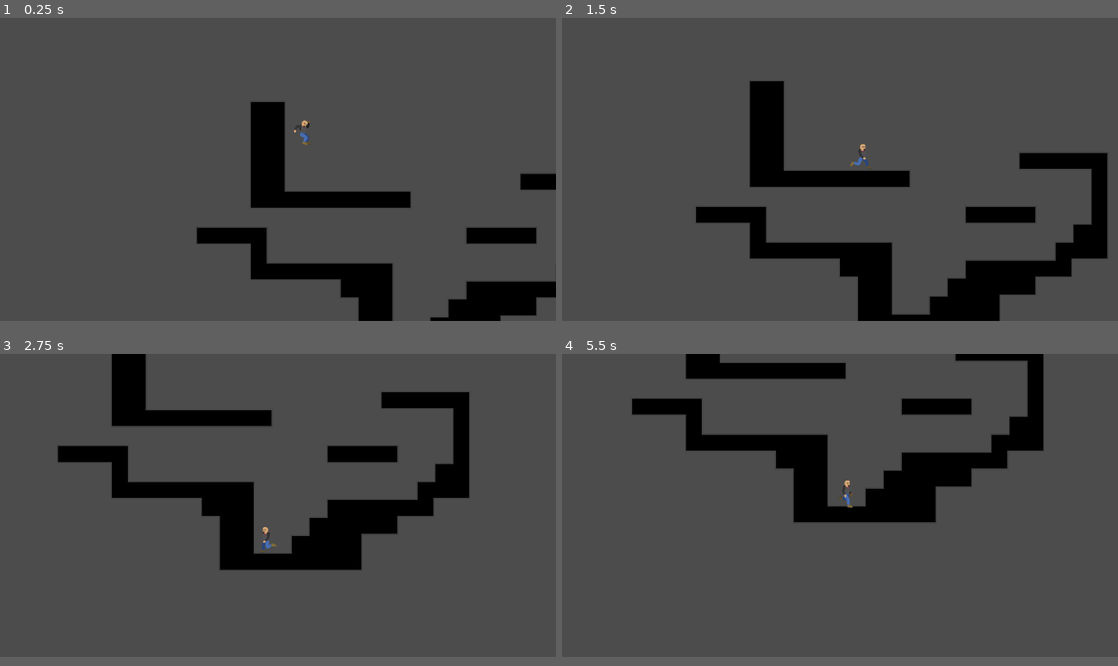
Above: before the commit, frames 1-4 (two rows, left to right).
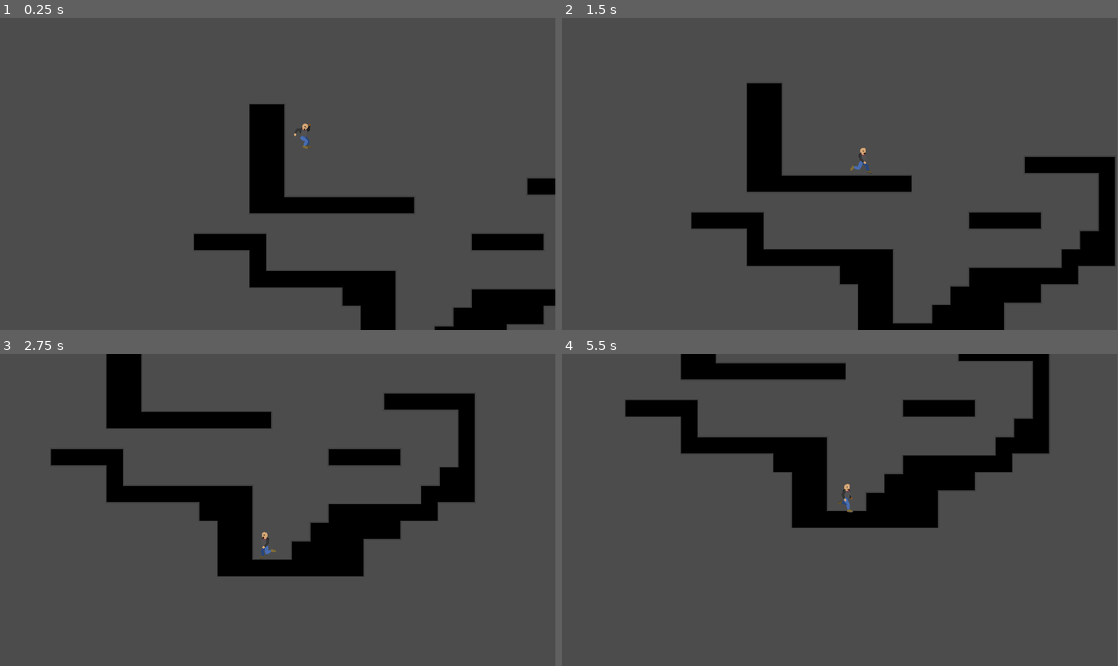
Above: after the commit, the same moments.

Repository: ObsidianBlk/GWJ27
Game: Godot game, scene res://scenes/World.tscn
The game is run twice, just before and just after one commit, with the same random seed, the same clock (stepped at 60 frames per second) and the same inputs.
Inputs:
- Up to frame 1 (0.25 s): no input
- Up to frame 2 (1.5 s): tap Enter (ui_accept) at 0.5, 1.35 s; hold Enter (ui_accept) 0.53-1.28 s; hold D (move_right) from 0.53 s (still down)
- Up to frame 3 (2.75 s): tap Enter (ui_accept) at 1.52, 1.82 s; release D (move_right) at 2.03 s; hold A (move_left) from 2.03 s (still down); hold Enter (ui_accept) from 2.03 s (still down)
- Up to frame 4 (5.5 s): release A (move_left) at 2.78 s; release Enter (ui_accept) at 2.78 s; hold D (move_right) 2.78-4.28 s; tap Enter (ui_accept) at 2.85, 3.02, 3.32, 4.35, 4.52, 4.82 s; hold Enter (ui_accept) 3.53-4.28 s; hold A (move_left) 4.28-5.03 s; hold D (move_right) from 5.03 s (still down); hold Enter (ui_accept) from 5.03 s (still down)
In our replay, the window is 800x436 before the commit and 799x449 after it. These sizes can differ from the game's own. Grey fills any space a smaller window leaves; there, only what the larger window draws over its background counts as a difference.

The runs differ from the first frame. In frame 1, 5.3% of the frame differs, in the area x 34-100%, y 26-100%; in frame 2, 7.1%, in the area x 23-100%, y 20-100%; in frame 3, 4.8%; in frame 4, 3.4%.

Commit message:
Added very simple dialog system.

Diff:
--- a/objects/player/Player.gd
+++ b/objects/player/Player.gd
@@ -62,3 +62,10 @@
 
 func current_animation():
 	return $Character/Anim.current_animation
+
+
+func _on_input_disable():
+	$FSM.process_handlers(false)
+
+func _on_input_enable():
+	$FSM.process_handlers(true)
--- /dev/null
+++ b/objects/ui/dialogbox/DialogBox.gd
@@ -0,0 +1,31 @@
+extends MarginContainer
+
+
+signal disable_input
+signal enable_input
+
+func _ready():
+	visible = false
+	set_process_input(false)
+
+func _input(event):
+	if event.is_action_pressed("ui_accept"):
+		visible = false
+		emit_signal("enable_input")
+
+func show_dialog(text):
+	print("Dialog says hello")
+	if not visible:
+		emit_signal("disable_input")
+		set_process_input(true)
+		set_dialog(text)
+		visible = true
+
+func set_dialog(text):
+	$Panel/Label.text = text
+
+func get_percent_visible():
+	return $Panel/Label.percent_visible
+
+func set_percent_visible(p : float):
+	$Panel/Label.percent_visible = clamp(p, 0.0, 1.0)
--- /dev/null
+++ b/objects/ui/dialogbox/DialogBox.tscn
@@ -0,0 +1,37 @@
+[gd_scene load_steps=4 format=2]
+
+[ext_resource path="res://objects/ui/dialogbox/DialogBox.gd" type="Script" id=1]
+
+[sub_resource type="DynamicFontData" id=1]
+font_path = "res://assets/fonts/Excellentia.ttf"
+
+[sub_resource type="DynamicFont" id=2]
+size = 72
+font_data = SubResource( 1 )
+
+[node name="DialogBox" type="MarginContainer"]
+anchor_left = 0.25
+anchor_top = 0.74
+anchor_right = 0.75
+anchor_bottom = 1.0
+script = ExtResource( 1 )
+__meta__ = {
+"_edit_use_anchors_": false
+}
+
+[node name="Panel" type="Panel" parent="."]
+margin_right = 960.0
+margin_bottom = 280.0
+
+[node name="Label" type="Label" parent="Panel"]
+anchor_right = 1.0
+anchor_bottom = 1.0
+margin_left = 40.0
+margin_right = -40.0
+custom_fonts/font = SubResource( 2 )
+custom_constants/line_spacing = -23
+autowrap = true
+max_lines_visible = 3
+__meta__ = {
+"_edit_use_anchors_": false
+}
--- a/project.godot
+++ b/project.godot
@@ -26,7 +26,7 @@
 
 [display]
 
-window/size/width=1980
+window/size/width=1920
 window/size/height=1080
 
 [input]
--- /dev/null
+++ b/scenes/DialogTrigger.gd
@@ -0,0 +1,20 @@
+extends Area2D
+
+
+# Declare member variables here. Examples:
+# var a = 2
+# var b = "text"
+
+
+# Called when the node enters the scene tree for the first time.
+func _ready():
+	pass # Replace with function body.
+
+
+# Called every frame. 'delta' is the elapsed time since the previous frame.
+#func _process(delta):
+#	pass
+
+
+func _on_DialogTrigger_body_entered(body):
+	get_parent().get_node("UI/DialogBox").show_dialog("Hello there player. Welcome to my dialog box!")
--- a/scenes/World.tscn
+++ b/scenes/World.tscn
@@ -1,8 +1,12 @@
-[gd_scene load_steps=4 format=2]
+[gd_scene load_steps=7 format=2]
 
 [ext_resource path="res://objects/tilesets/Tilesets.tres" type="TileSet" id=1]
+[ext_resource path="res://objects/ui/dialogbox/DialogBox.tscn" type="PackedScene" id=2]
 [ext_resource path="res://objects/player/Player.tscn" type="PackedScene" id=3]
 [ext_resource path="res://objects/camera/Camera.tscn" type="PackedScene" id=4]
+[ext_resource path="res://scenes/DialogTrigger.gd" type="Script" id=5]
+
+[sub_resource type="CircleShape2D" id=1]
 
 [node name="World" type="Node2D"]
 
@@ -11,6 +15,13 @@
 format = 1
 tile_data = PoolIntArray( -458751, 0, 0, -458750, 0, 2, -393215, 0, 65536, -393214, 0, 65538, -327679, 0, 65536, -32767 …(1297 unchanged characters)…
 
+[node name="DialogTrigger" type="Area2D" parent="."]
+position = Vector2( 1250.74, 13.3484 )
+script = ExtResource( 5 )
+
+[node name="CollisionShape2D" type="CollisionShape2D" parent="DialogTrigger"]
+shape = SubResource( 1 )
+
 [node name="Player" parent="." instance=ExtResource( 3 )]
 position = Vector2( 254.986, -335.505 )
 
@@ -18,3 +29,10 @@
 current = true
 target_path = NodePath("../Player")
 duration = 0.25
+
+[node name="UI" type="CanvasLayer" parent="."]
+
+[node name="DialogBox" parent="UI" instance=ExtResource( 2 )]
+[connection signal="body_entered" from="DialogTrigger" to="DialogTrigger" method="_on_DialogTrigger_body_entered" flags=6]
+[connection signal="disable_input" from="UI/DialogBox" to="Player" method="_on_input_disable"]
+[connection signal="enable_input" from="UI/DialogBox" to="Player" method="_on_input_enable"]
--- a/scripts/FSM.gd
+++ b/scripts/FSM.gd
@@ -5,6 +5,16 @@
 
 var state_map = {}
 var cur_state = null
+var proc_handlers = true
+
+func process_handlers(e : bool = true):
+	proc_handlers = e
+	set_process_input(e)
+	set_process(e)
+	set_physics_process(e)
+
+func processing_handlers():
+	return proc_handlers
 
 func _ready():
 	for child in get_children():
